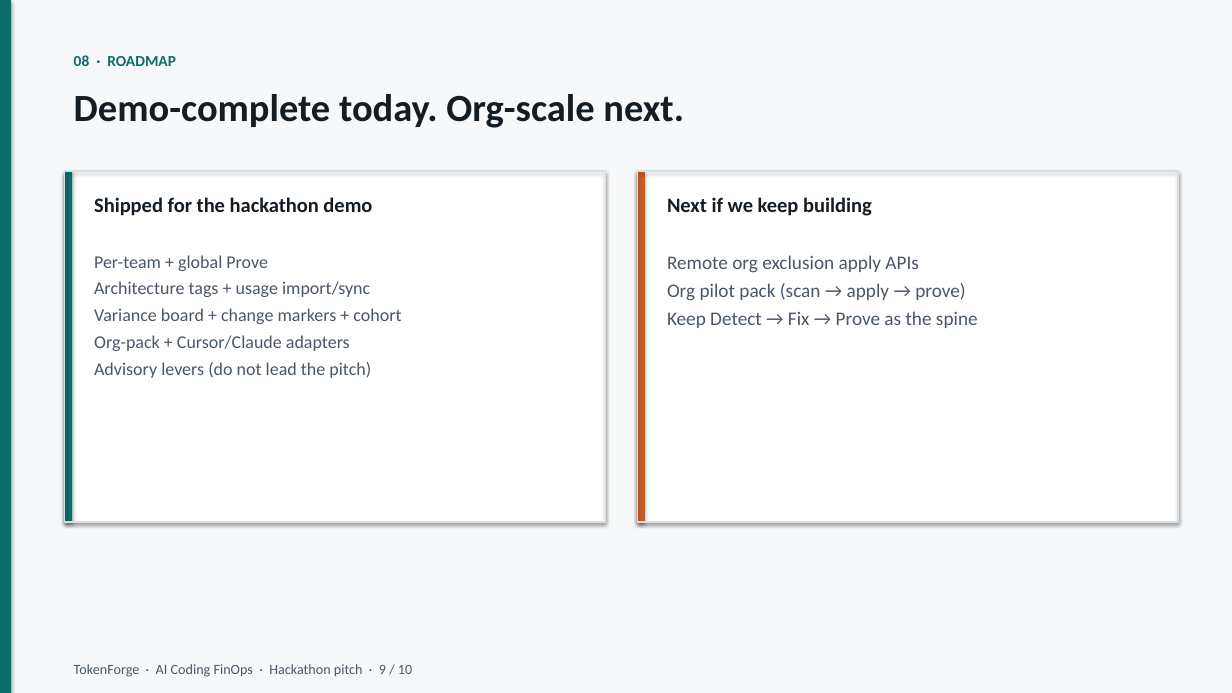
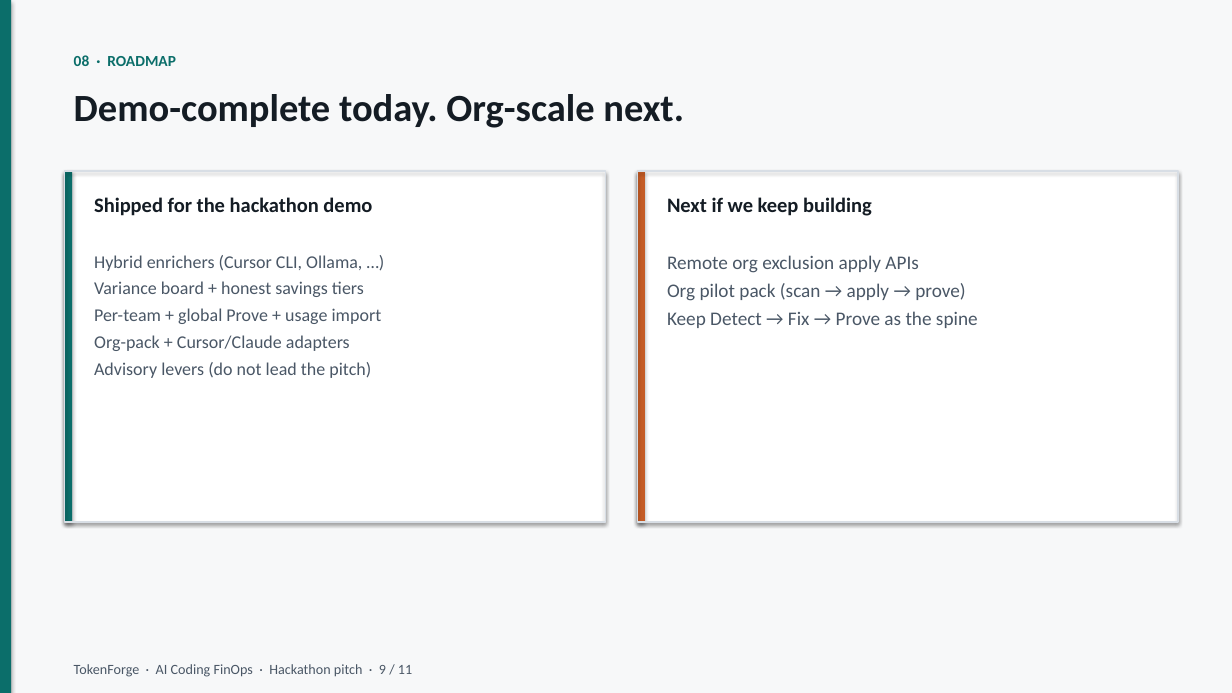
Before and after one commit to JordyNicholas/TokenForge, a slide deck: slide 9 of docs/pitch/TokenForge-Pitch.pptx. Drawn at 1232x693 pixels with LibreOffice and Linux fonts; fonts in the diff are those of the drawing. Boxes give left, top, right and bottom in pixels: in the first picture for what was removed or moved away, otherwise in the second. Text is boxed around its words. In the diff, an @@ line names an element or a change of style, - is before the commit and + after.

```diff
--- a/docs/pitch/TokenForge-Pitch.pptx
+++ b/docs/pitch/TokenForge-Pitch.pptx
@@ text at <box>94,255,382,324</box>: text changed @@
-Per-team + global Prove
-Architecture tags + usage import/sync
-Variance board + change markers + cohort
+Hybrid enrichers (Cursor CLI, Ollama, …)
+Variance board + honest savings tiers
+Per-team + global Prove + usage import
@@ text at <box>74,664,412,677</box>: text changed @@
-TokenForge · AI Coding FinOps · Hackathon pitch · 9 / 10
+TokenForge · AI Coding FinOps · Hackathon pitch · 9 / 11
```
Also in this commit, not shown: 5 other slides changed, 3 slides added, 2 slides removed, 2 other files.
